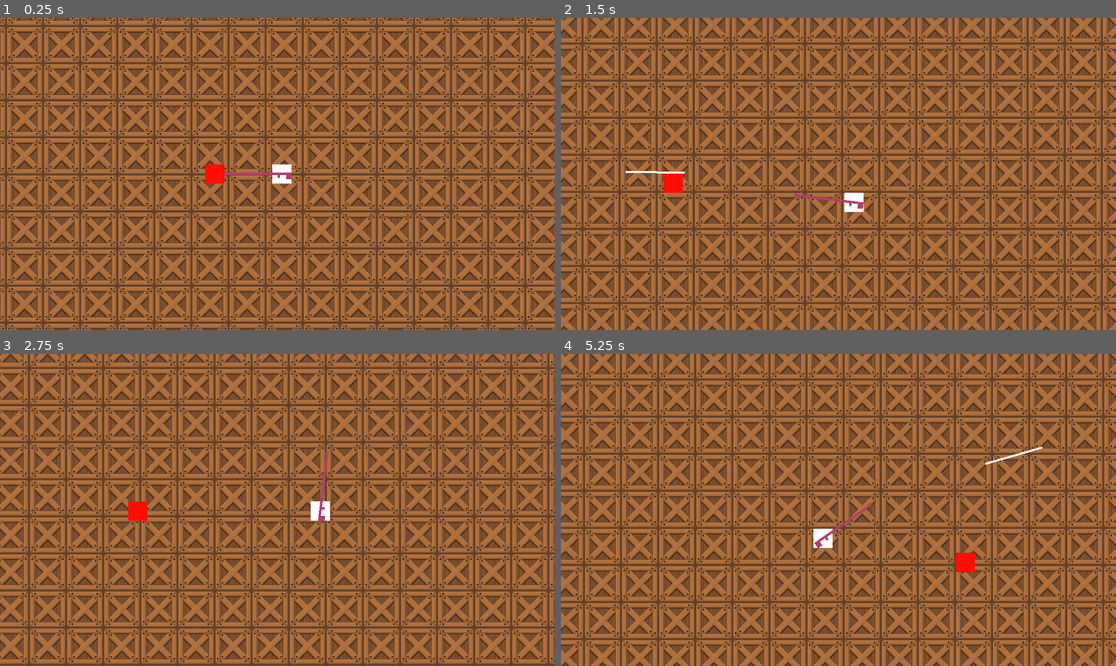
Above: before the commit, frames 1-4 (two rows, left to right).
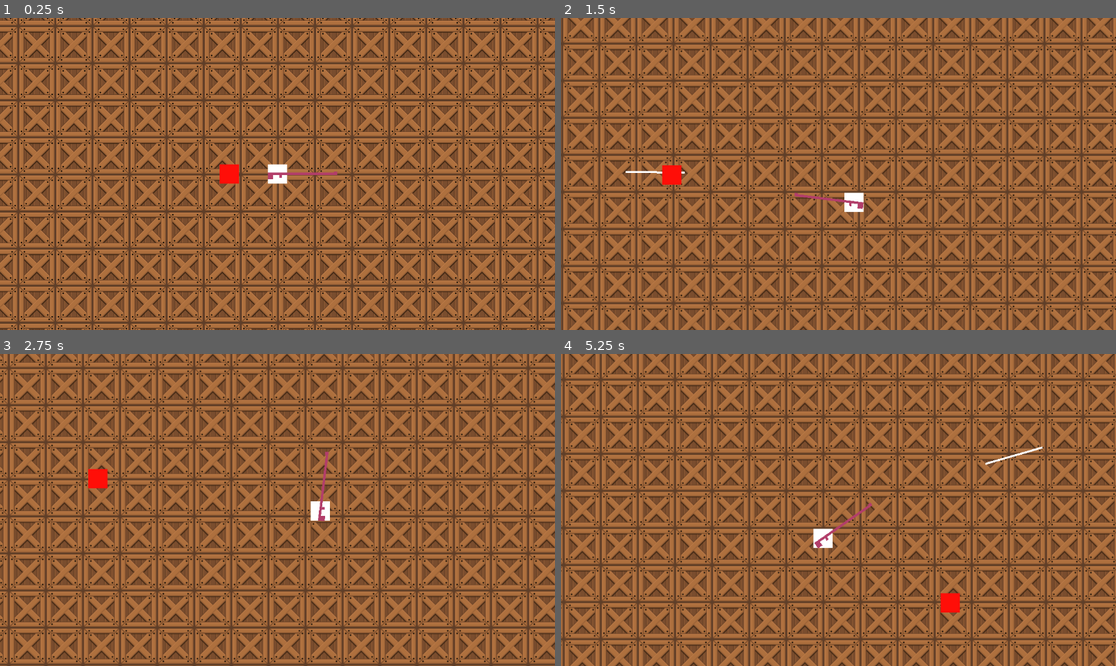
Above: after the commit, the same moments.

Repository: Elijah-Loopuh/TheGame
Game: Godot game, scene res://Scenes/Main.tscn
Same seed, same stepped clock (60 frames per second), same inputs: the game is played once before the commit and once after it.
Inputs (mouse positions are in pixels of both pictures, inside the frame that each line leads up to):
- Up to frame 1 (0.25 s): no input
- Up to frame 2 (1.5 s): move the mouse to (960, 158) at 0.52 s; hold D (right) 0.53-1.28 s; click (960, 158) at 0.6 s; move the mouse to (727, 189) at 1.27 s; hold S (back) from 1.28 s (still down); click (727, 189) at 1.35 s
- Up to frame 3 (2.75 s): move the mouse to (333, 441) at 2.02 s; release S (back) at 2.03 s; hold D (right) from 2.03 s (still down); click (333, 441) at 2.1 s
- Up to frame 4 (5.25 s): move the mouse to (810, 572) at 2.77 s; release D (right) at 2.78 s; hold W (forward) 2.78-3.53 s; click (810, 572) at 2.85 s; move the mouse to (1005, 556) at 3.52 s; hold A (left) 3.53-5.03 s; click (1005, 556) at 3.6 s; move the mouse to (672, 463) at 4.27 s; click (672, 463) at 4.35 s; move the mouse to (866, 510) at 5.02 s; hold S (back) from 5.03 s (still down); click (866, 510) at 5.1 s

The runs differ from the first frame. In frame 1, 48% of the frame differs, in the area x 0-100%, y 0-100%; in frame 2, 45%; in frame 3, 45%; in frame 4, 46%.

Commit message:
normalized movement
implemented abe's cleaned up player movement code, and normalized enemy movement so that the velocity remains the same when moving diagonally.

Diff:
--- a/the-game/Scripts/enemy_ranged.gd
+++ b/the-game/Scripts/enemy_ranged.gd
@@ -31,6 +31,6 @@
 	if abs(dist - TARGET) < moveThresh:
 		velocity.x = 0
 		velocity.y = 0
-
+	velocity = velocity.normalized()
 	velocity = velocity * speed
 	move_and_slide()
--- a/the-game/Scripts/player.gd
+++ b/the-game/Scripts/player.gd
@@ -3,16 +3,11 @@
 var speed = 500
 
 func _physics_process(delta): # movement processing
-	velocity = Vector2()
+	var inputVector = Vector2.ZERO
+	inputVector.x = Input.get_action_strength("right") - Input.get_action_strength("left")
+	inputVector.y = Input.get_action_strength("back") - Input.get_action_strength("forward")
+	inputVector = inputVector.normalized()
 
-	if Input.is_action_pressed("left"):
-		velocity.x -= 1
-	if Input.is_action_pressed("right"):
-		velocity.x += 1
-	if Input.is_action_pressed("forward"):
-		velocity.y -= 1
-	if Input.is_action_pressed("back"):
-		velocity.y += 1
-
-	velocity = velocity * speed
-	move_and_slide()
+	if inputVector:
+		velocity = inputVector * speed
+		move_and_slide()
